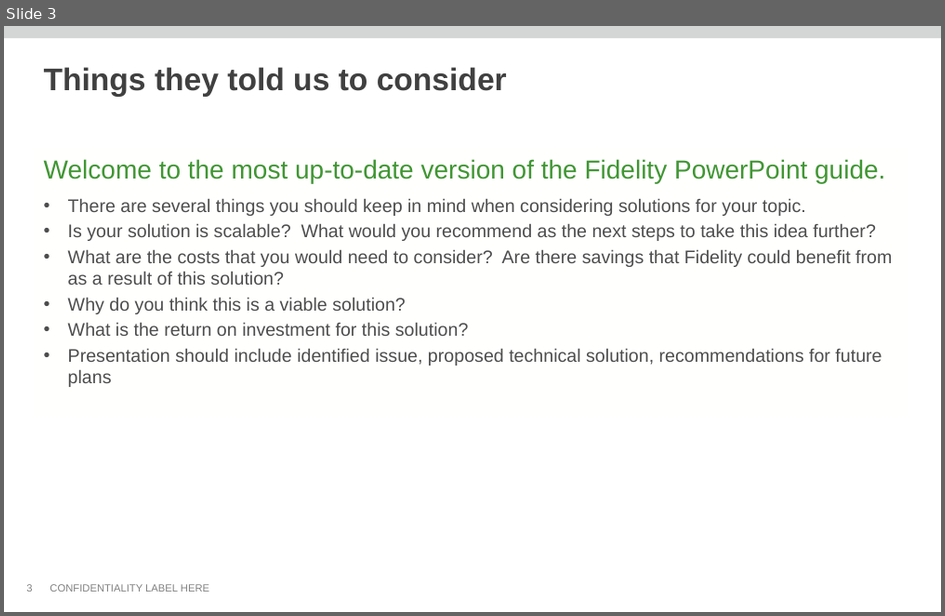
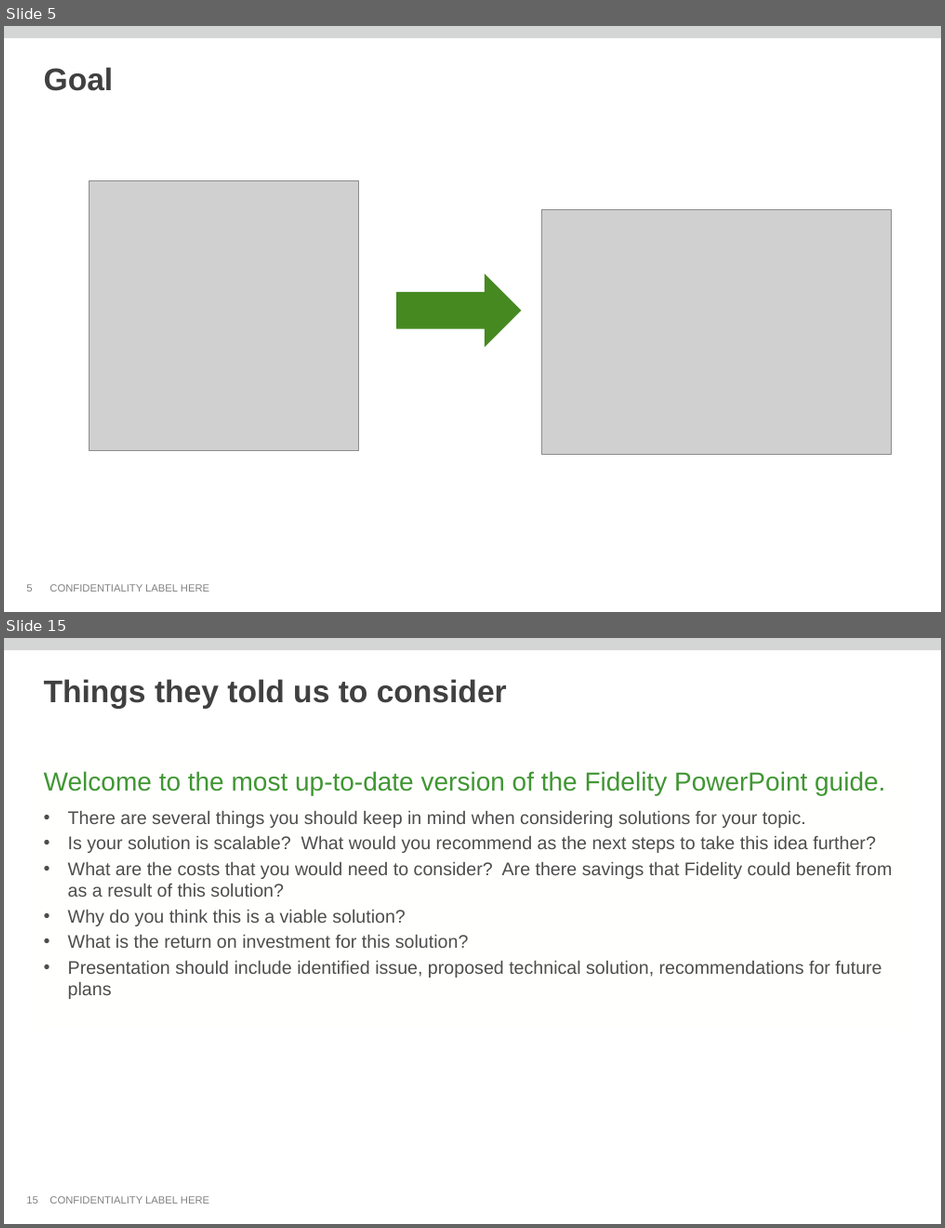
Before and after one commit to thomas-pontikes/greenhouse, a slide deck: CMF.pptx. Shown one above the other, each under a label of ours: slide 3 before the commit, slides 5 and 15 after it; the slides between them are not shown. The pictures are 945x616 and 945x1228 pixels, drawn with LibreOffice and Linux fonts; fonts in the diff are those of the drawing; grey boxes stand for pictures; background and template pictures are left out. Boxes give left, top, right and bottom in pixels: in the first picture for what was removed or moved away, otherwise in the second. Text is boxed around its words. In the diff, an @@ line names an element or a change of style, - is before the commit and + after.

```diff
--- a/CMF.pptx
+++ b/CMF.pptx
@@ slide 5 added at bbox=[4, 26, 941, 612], background #FFFFFF; not listed: 2 template elements that a slide beside it also shows @@
@@ title added at bbox=[44, 67, 114, 91], 24 pt, text #404040, bold @@
+Goal
@@ picture added at bbox=[89, 180, 358, 451] @@
@@ picture added at bbox=[542, 210, 893, 455] @@
@@ right arrow added at bbox=[396, 273, 521, 348], fill #468921 @@
@@ page number added at bbox=[26, 584, 32, 591], 8 pt, text #808080 @@
+5
@@ what was slide 3 is now slide 15 @@
@@ page number at bbox=[26, 1196, 37, 1203]: text changed @@
-3
+15
```
Also in this commit, not shown: 2 slides changed, 12 other slides added, 8 slides removed.
